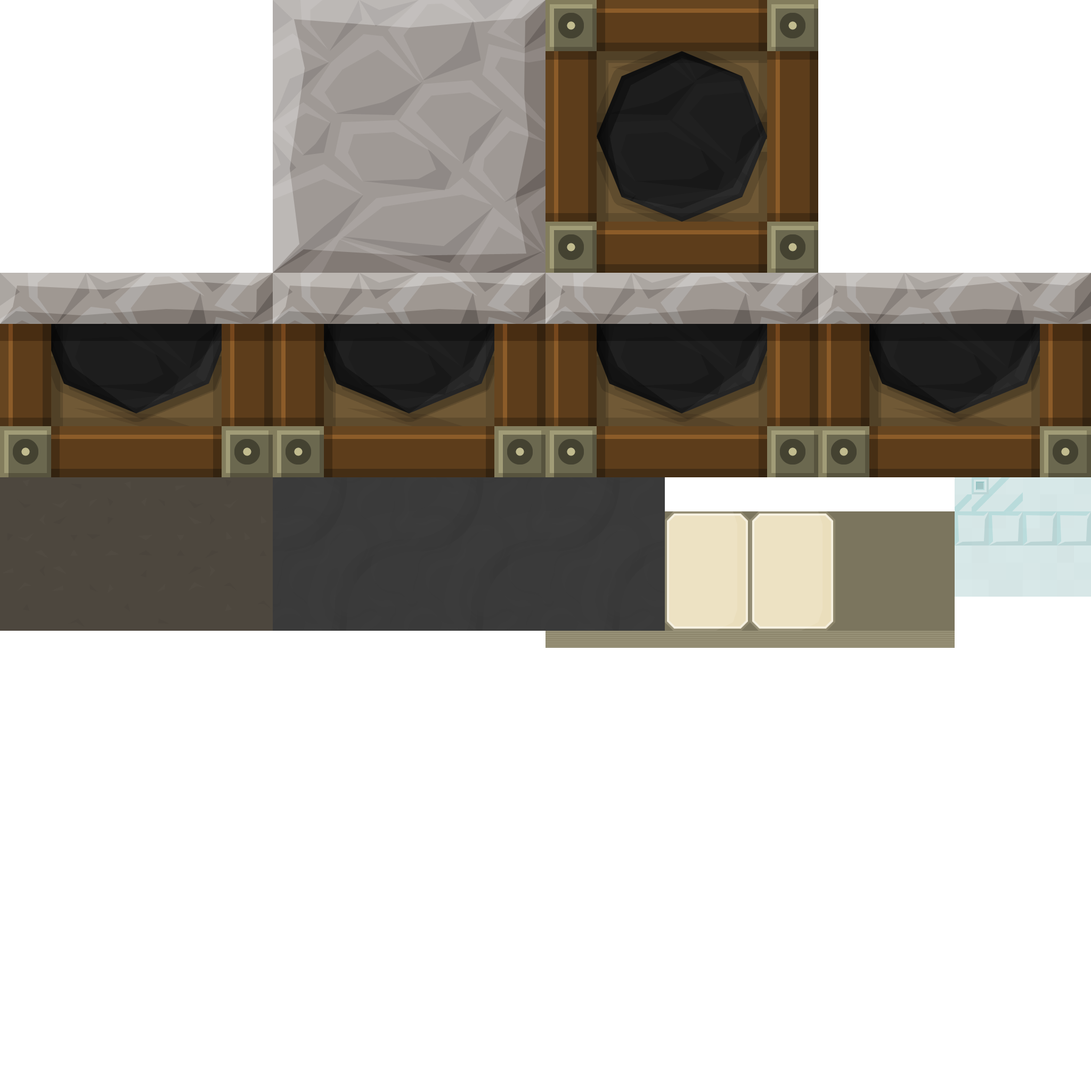
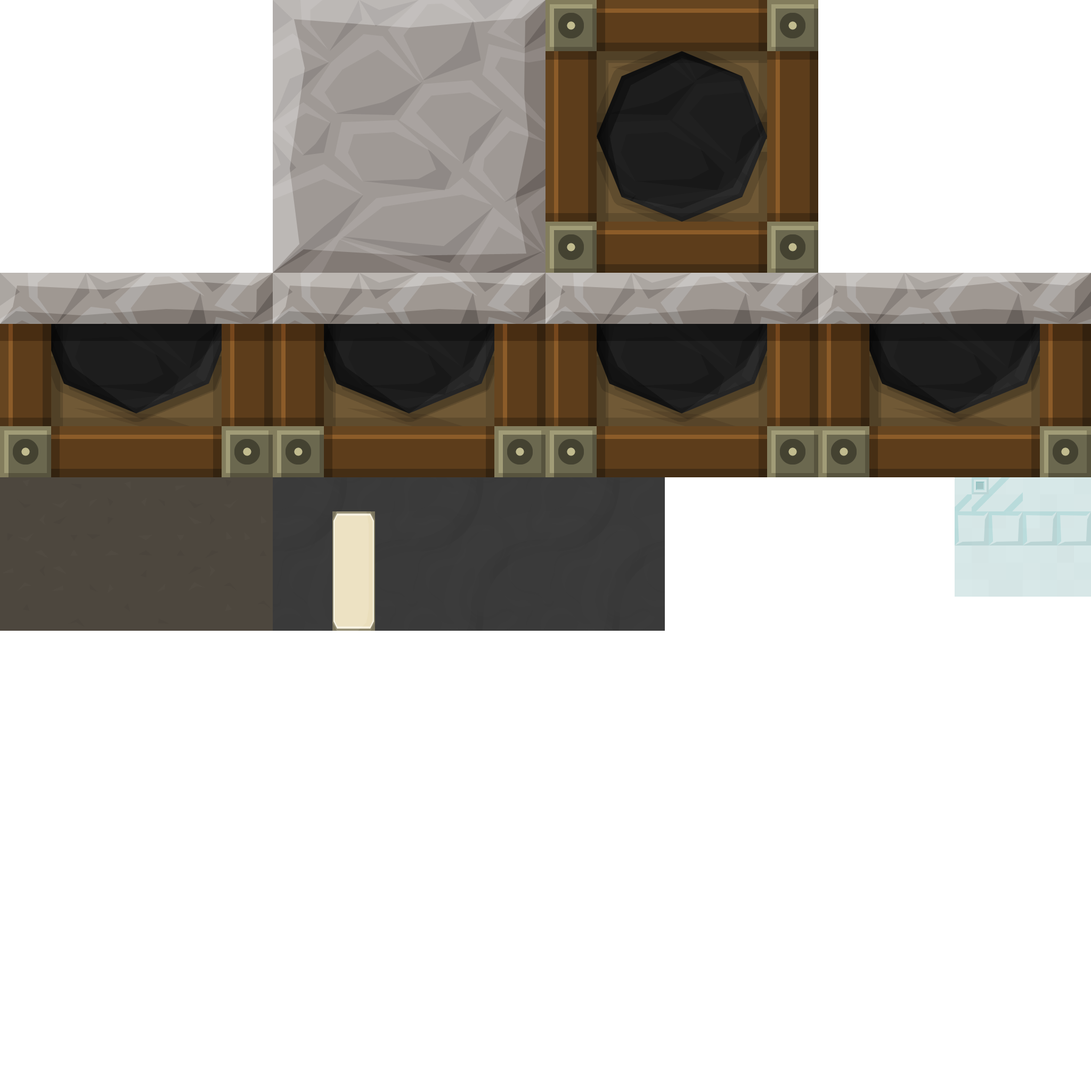
Revision of a layered 1091×1091 image; what changed, layer by layer:
added layer "Layer 3" above "Layer 2" over left=332, top=511, right=376, bottom=632
painted on "Layer 2" over left=545, top=511, right=956, bottom=649
